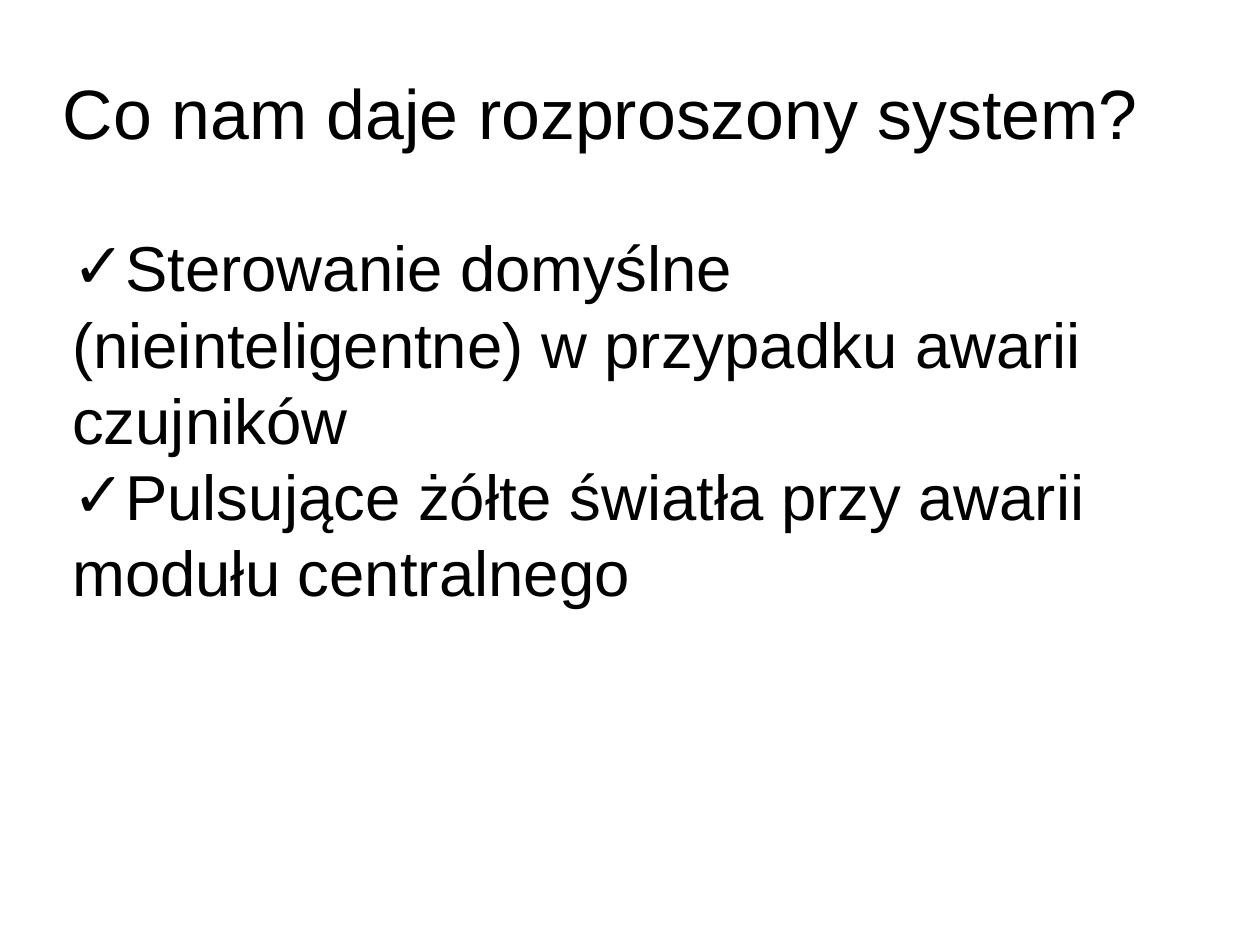
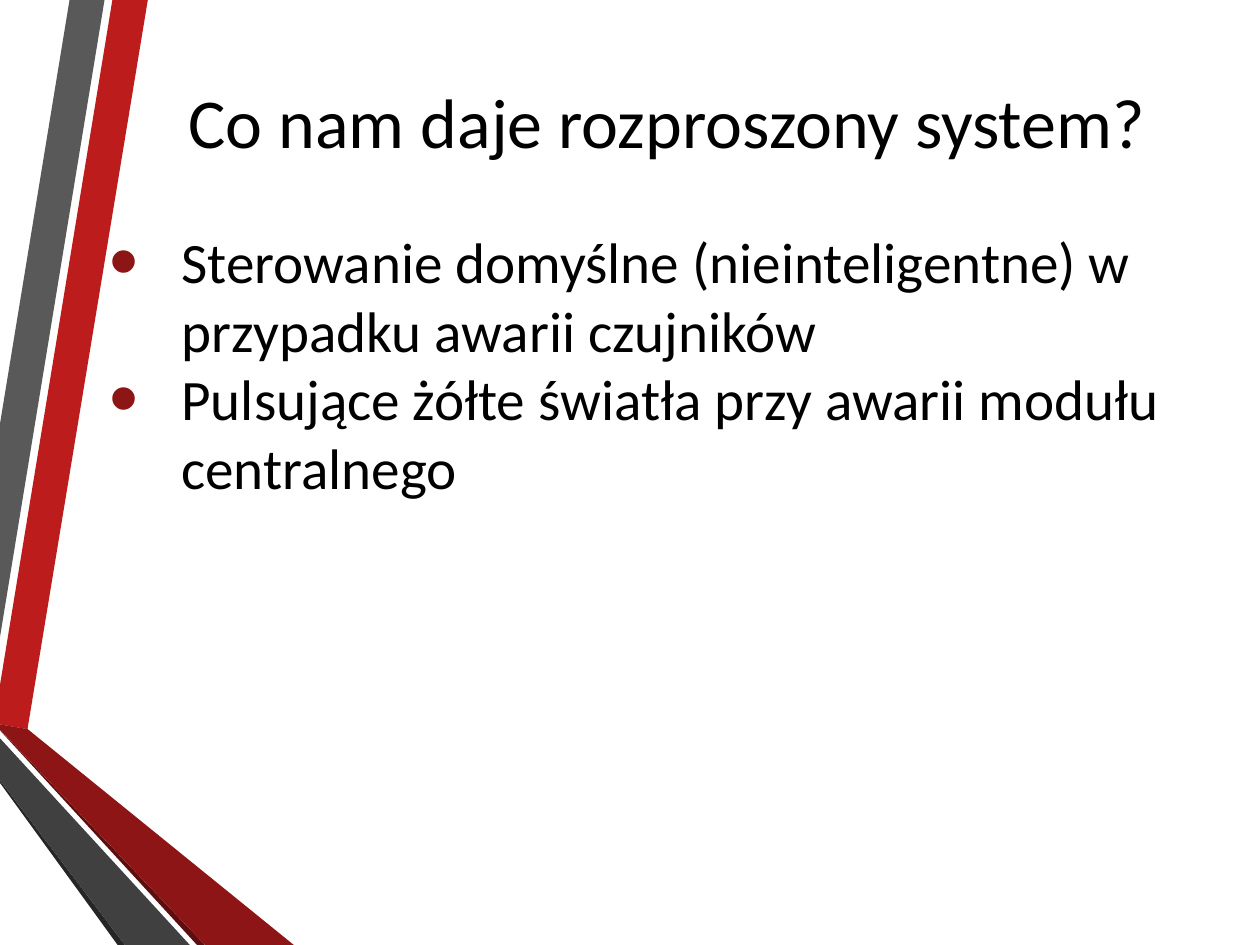
Before and after one commit to AleksanderPasiut/APProject_TrafficLights, a slide deck: slide 7 of prezentacja.pptx. Drawn at 1260x945 pixels with LibreOffice and Linux fonts; fonts in the diff are those of the drawing; background and template pictures are left out. Boxes give left, top, right and bottom in pixels: in the first picture for what was removed or moved away, otherwise in the second. Text is boxed around its words. In the diff, an @@ line names an element or a change of style, - is before the commit and + after.

```diff
--- a/prezentacja.pptx
+++ b/prezentacja.pptx
@@ title "Co nam daje rozproszony system?": place and size @@
-title "Co nam daje rozproszony system?" at box(63, 88, 1138, 152)
+title "Co nam daje rozproszony system?" at box(189, 99, 1145, 160)
@@ title "Co nam daje rozproszony system?" at box(189, 99, 1145, 160): size 44 to 44.1 pt, font Arial to Calibri, letter outline none to #0D0D0D 0.75 pt; alignment left to centre; line spacing 0.9 to 1 @@
@@ text "Sterowanie domyślne (nieinteligentne) w przypadku ...": place and size @@
-text "Sterowanie domyślne (nieinteligentne) w przypadku ..." at box(72, 244, 1085, 608)
+text "Sterowanie domyślne (nieinteligentne) w przypadku ..." at box(181, 241, 1159, 499)
@@ text "Sterowanie domyślne (nieinteligentne) w przypadku ..." at box(181, 241, 1159, 499): size 40 to 36 pt, font Arial to Calibri; bullet ✓ to • @@
@@ group added at box(0, 0, 294, 945): 6 freeform shapes @@
```
Also in this commit, not shown: 11 other slides changed, 1 slide added, 1 other file.
